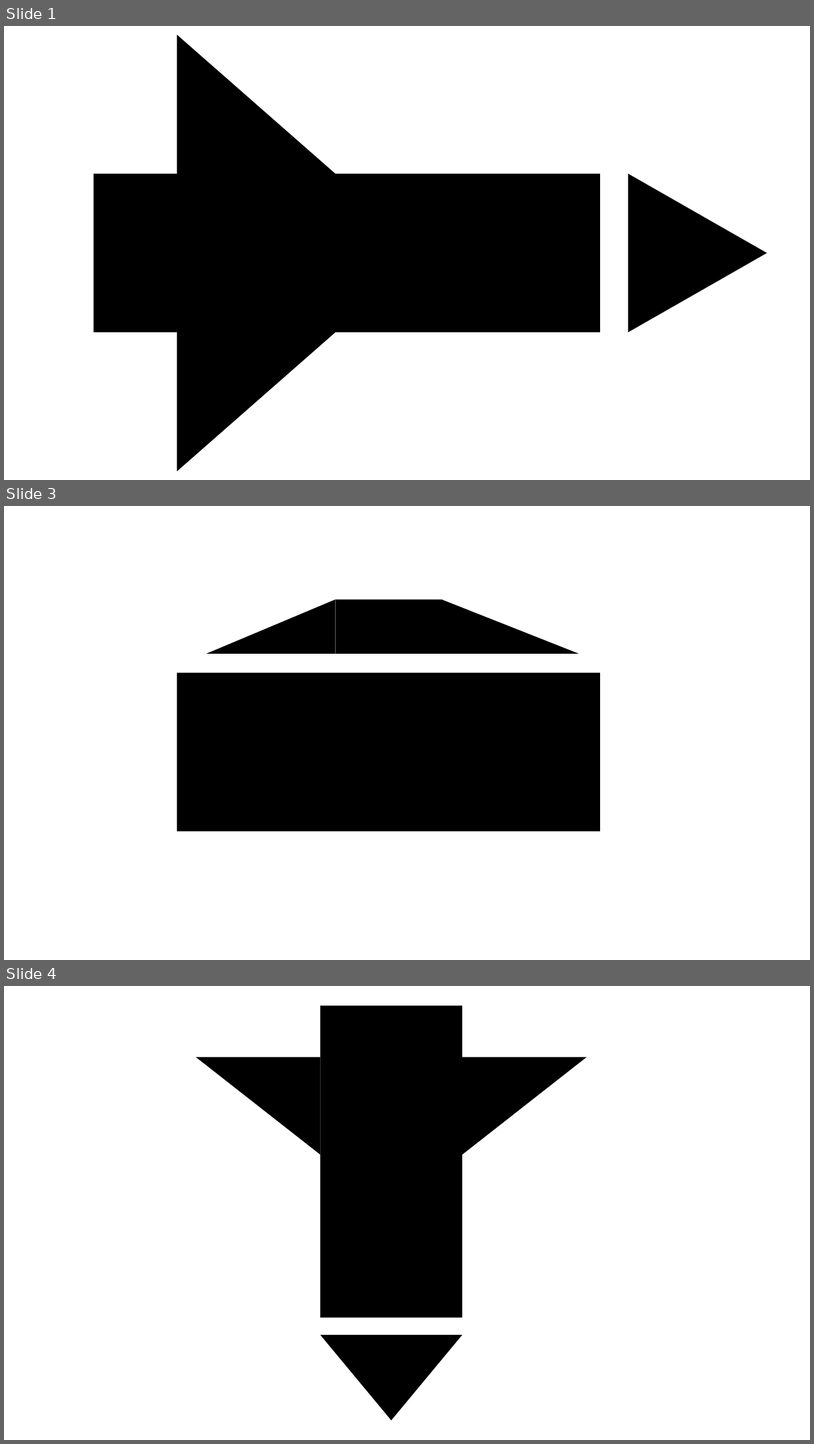
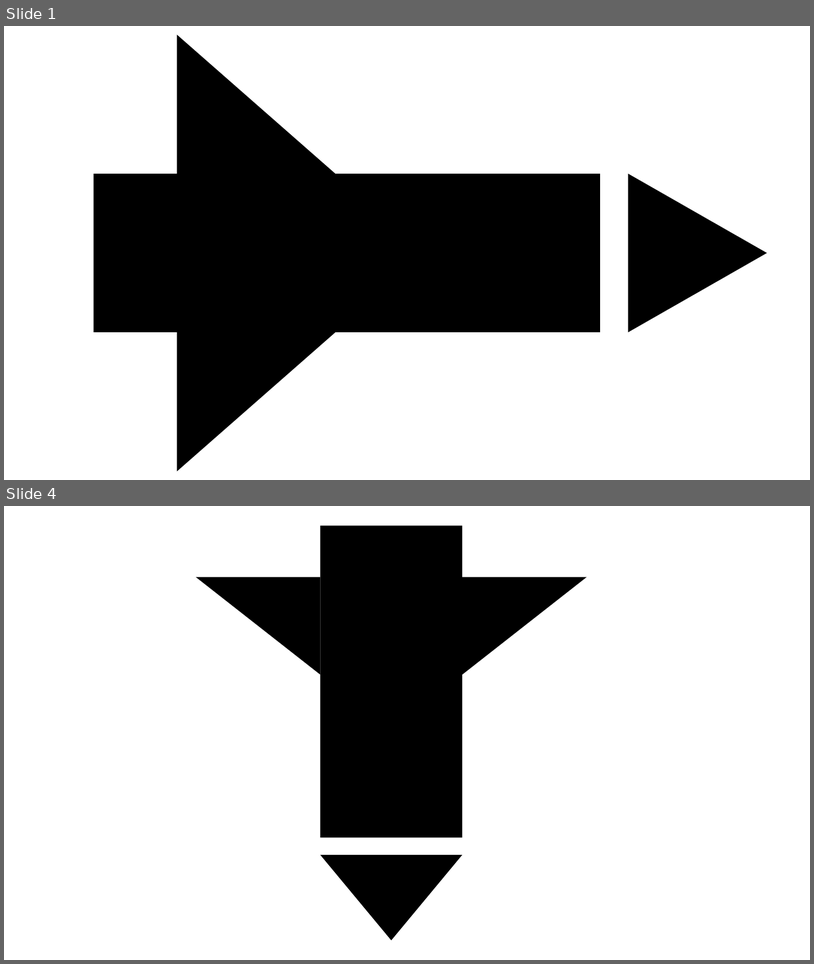
Before and after one commit to McAwl/Explosional, a slide deck: assets/Icons/icons.pptx. Shown one above the other, each under a label of ours: slides 1, 3 and 4 before the commit, slides 1 and 4 after it; the slides between them are not shown. The pictures are 814x1444 and 814x964 pixels, drawn with LibreOffice and Linux fonts; fonts in the diff are those of the drawing. Boxes give left, top, right and bottom in pixels: in the first picture for what was removed or moved away, otherwise in the second. Text is boxed around its words. In the diff, an @@ line names an element or a change of style, - is before the commit and + after.

```diff
--- a/assets/Icons/icons.pptx
+++ b/assets/Icons/icons.pptx
@@ slide 3 removed at bbox=[4, 506, 810, 960], background #FFFFFF @@
@@ triangle removed at bbox=[207, 599, 336, 654] @@
@@ rectangle removed at bbox=[336, 599, 442, 654] @@
@@ triangle removed at bbox=[442, 599, 579, 654] @@
@@ rectangle removed at bbox=[177, 672, 600, 831] @@
```
Also in this commit, not shown: 1 slide changed, 1 slide added, 12 other files.
